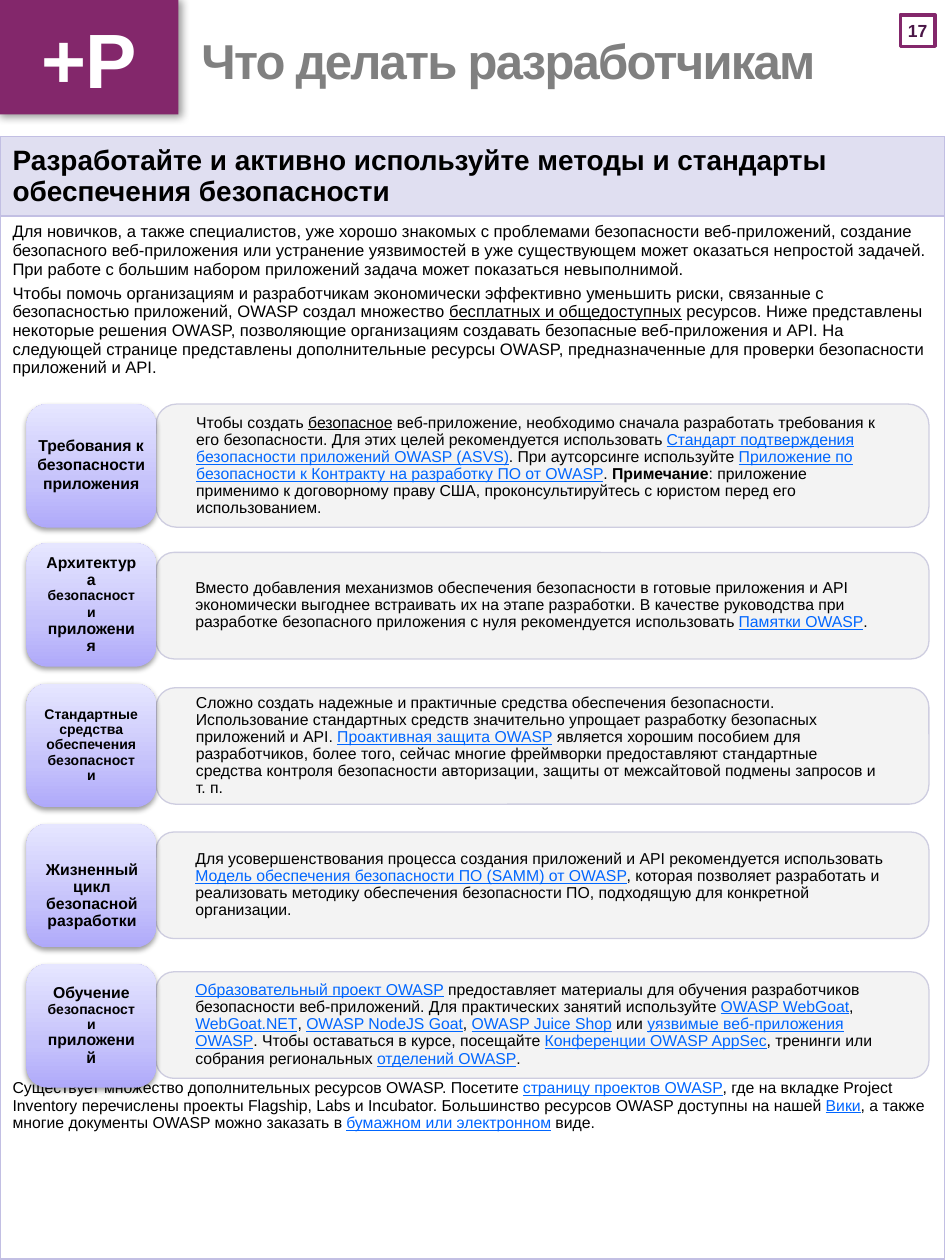
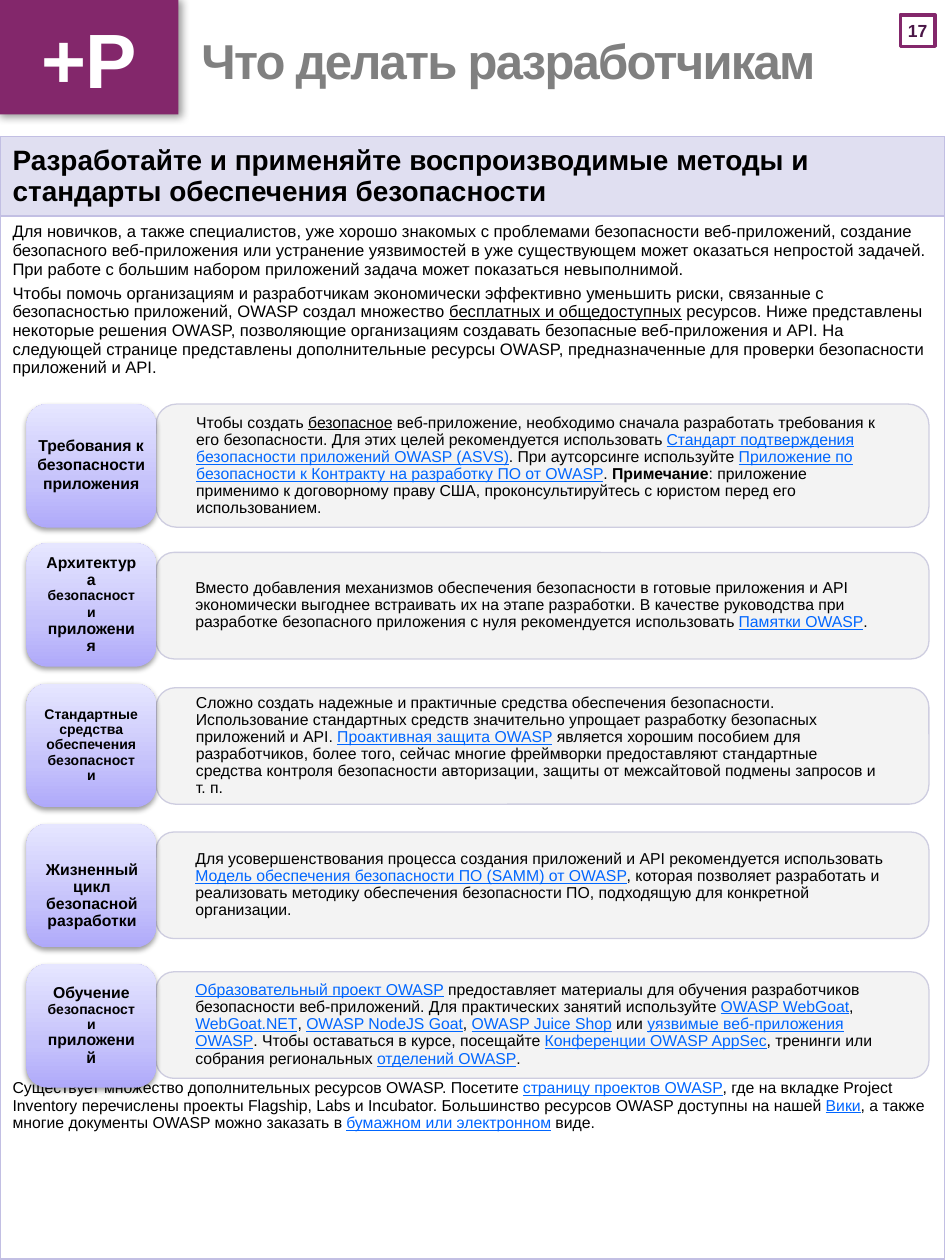
Before and after one commit to OWASP/Top10, a slide deck: slide 18 of 2017/OWASP Top 10-2017-ru.pptx. Drawn at 945x1260 pixels with LibreOffice and Linux fonts; fonts in the diff are those of the drawing. Boxes give left, top, right and bottom in pixels: in the first picture for what was removed or moved away, otherwise in the second. Text is boxed around its words. In the diff, an @@ line names an element or a change of style, - is before the commit and + after.

```diff
--- a/2017/OWASP Top 10-2017-ru.pptx
+++ b/2017/OWASP Top 10-2017-ru.pptx
@@ table at [0, 136, 945, 1259] @@
-row 1, column 1: Разработайте и активно используйте методы и стандарты обеспечения безопасности
+row 1, column 1: Разработайте и применяйте воспроизводимые методы и стандарты обеспечения безопасности
```
Also in this commit, not shown: 6 other slides changed, 9 other files.
